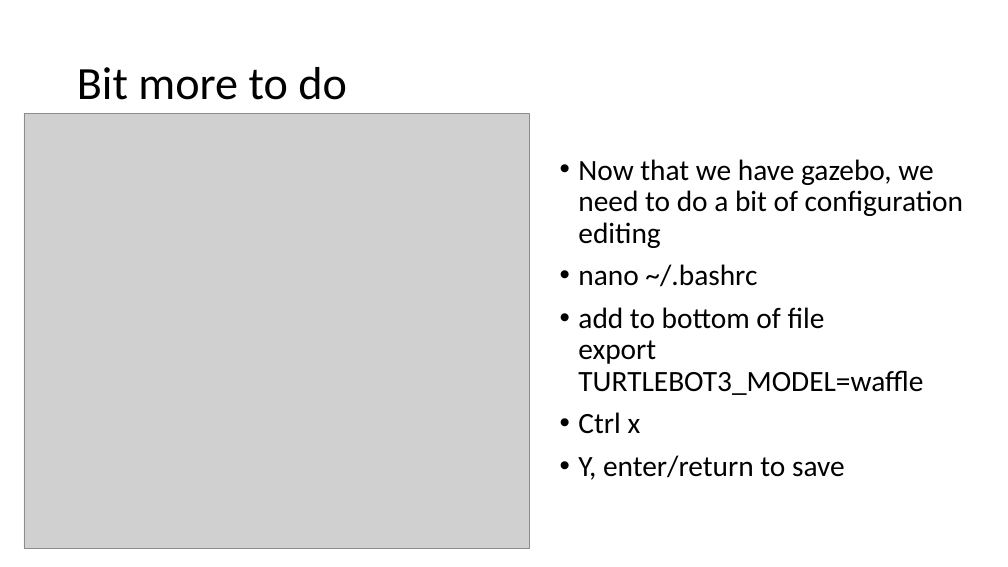
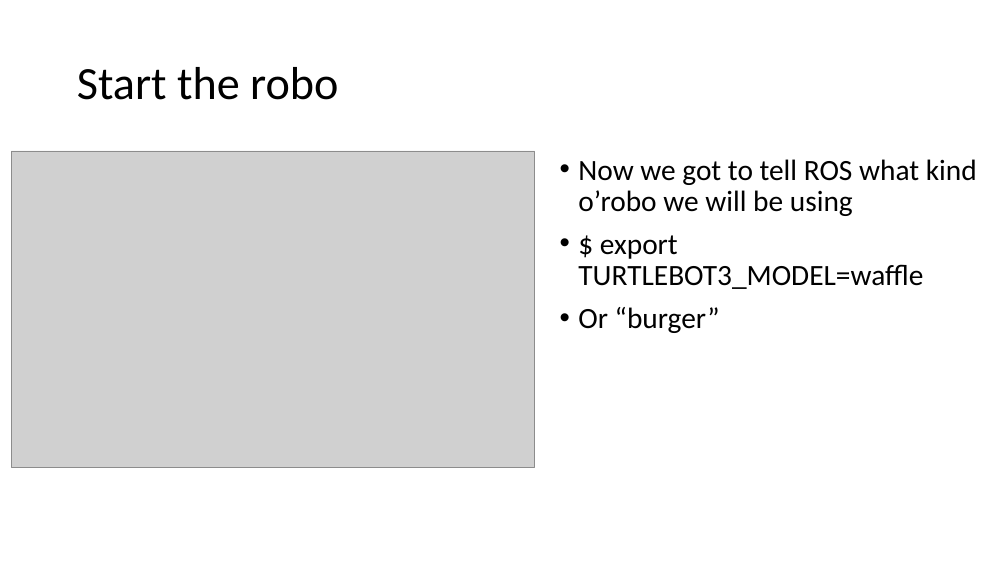
Before and after one commit to JacobLMiller/BTArobot, a slide deck: slide 16 of Tutorials/MainTutorial.pptx (slide 12 before the commit). Drawn at 1008x567 pixels with LibreOffice and Linux fonts; fonts in the diff are those of the drawing; grey boxes stand for pictures. Boxes give left, top, right and bottom in pixels: in the first picture for what was removed or moved away, otherwise in the second. Text is boxed around its words. In the diff, an @@ line names an element or a change of style, - is before the commit and + after.

```diff
--- a/Tutorials/MainTutorial.pptx
+++ b/Tutorials/MainTutorial.pptx
@@ title at <box>77,67,338,100</box>: text changed @@
-Bit more to do
+Start the robo
@@ picture: place and size @@
-picture at <box>24,113,529,548</box>
+picture at <box>11,151,535,467</box>
@@ text at <box>578,159,977,333</box>: text changed @@
-• Now that we have gazebo, we need to do a bit of configuration editing
-• nano ~/.bashrc
-• add to bottom of file
-  export TURTLEBOT3_MODEL=waffle
-• Ctrl x
-• Y, enter/return to save
+• Now we got to tell ROS what kind o’robo we will be using
+• $ export TURTLEBOT3_MODEL=waffle
+• Or “burger”
```
Also in this commit, not shown: 3 other slides changed, 7 slides added, 2 slides removed.
